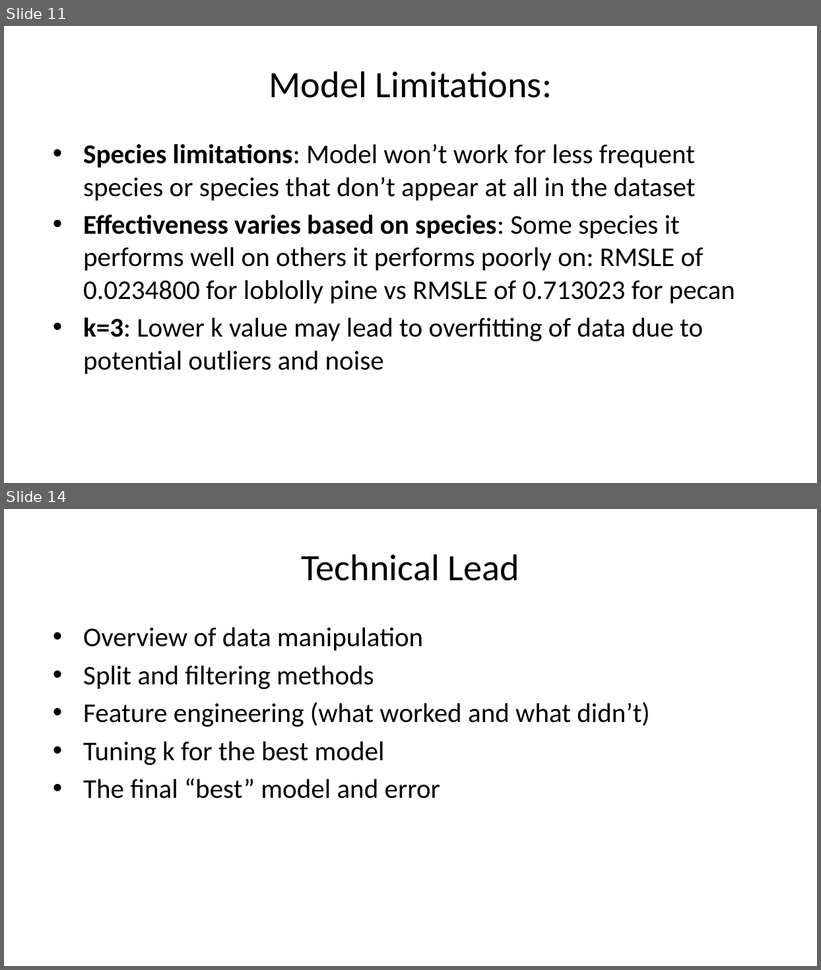
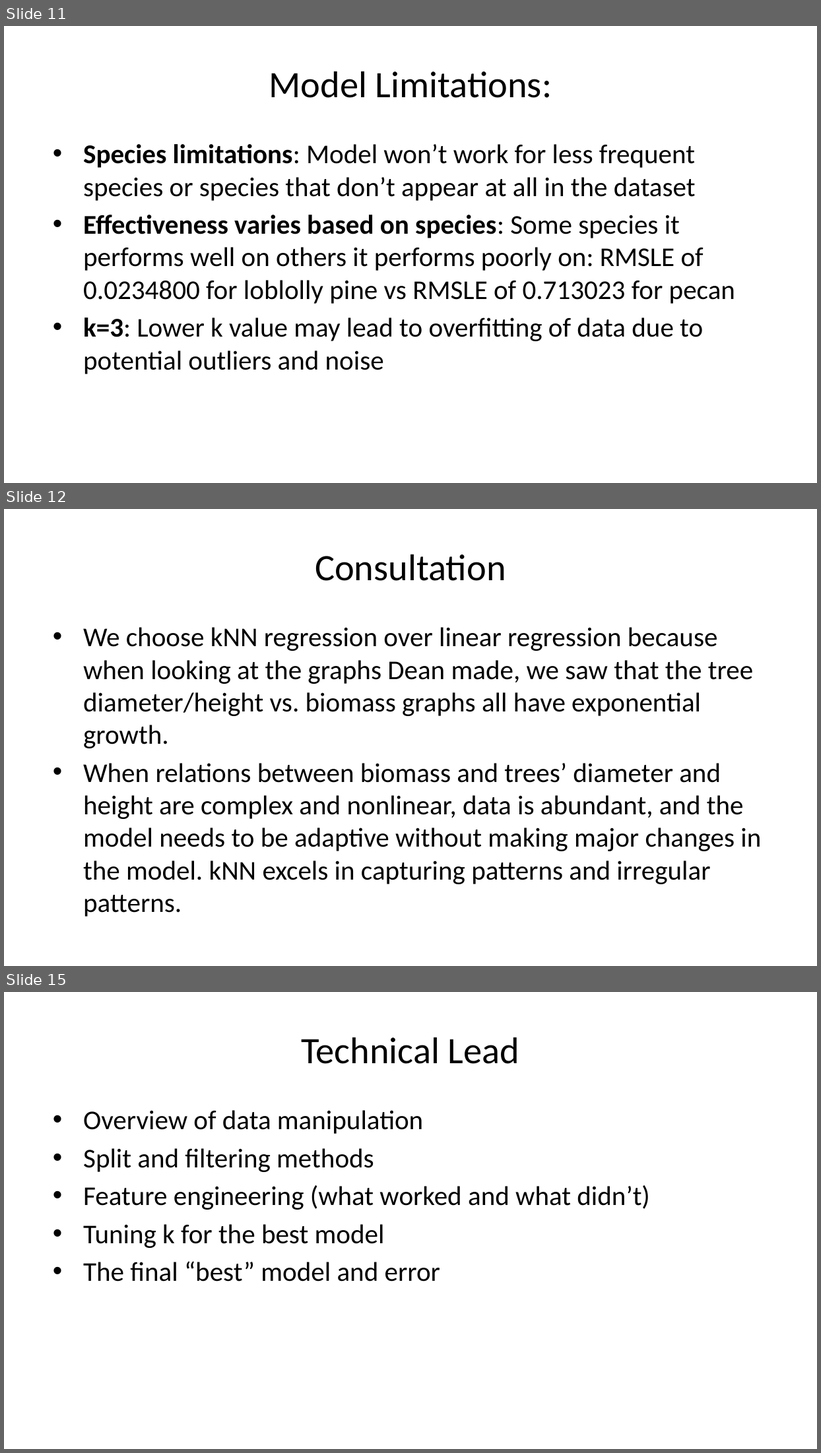
Before and after one commit to deancallahan25/Redwood-Analytics-Portfolio, a slide deck: Project-3/presentation.pptx. Shown one above the other, each under a label of ours: slides 11 and 14 before the commit, slides 11, 12 and 15 after it; the slides between them are not shown. The pictures are 821x970 and 821x1453 pixels, drawn with LibreOffice and Linux fonts; fonts in the diff are those of the drawing. Boxes give left, top, right and bottom in pixels: in the first picture for what was removed or moved away, otherwise in the second. Text is boxed around its words. In the diff, an @@ line names an element or a change of style, - is before the commit and + after.

```diff
--- a/Project-3/presentation.pptx
+++ b/Project-3/presentation.pptx
@@ slide 12 added at (x1=4, y1=509, x2=817, y2=966), background #FFFFFF @@
@@ title added at (x1=315, y1=554, x2=506, y2=581), 33 pt, text #000000 @@
+Consultation
@@ text added at (x1=83, y1=627, x2=761, y2=917), 24 pt, text #000000 @@
+• We choose kNN regression over linear regression because when looking at the graphs Dean made, we saw that the tree diameter/height vs. biomass graphs all have exponential growth.
+• When relations between biomass and trees’ diameter and height are complex and nonlinear, data is abundant, and the model needs to be adaptive without making major changes in the model. kNN excels in capturing patterns and irregular patterns.
@@ what was slide 14 is now slide 15 @@
```
Also in this commit, not shown: 3 slides changed, 1 other slide added, 1 slide removed, 1 other file.
